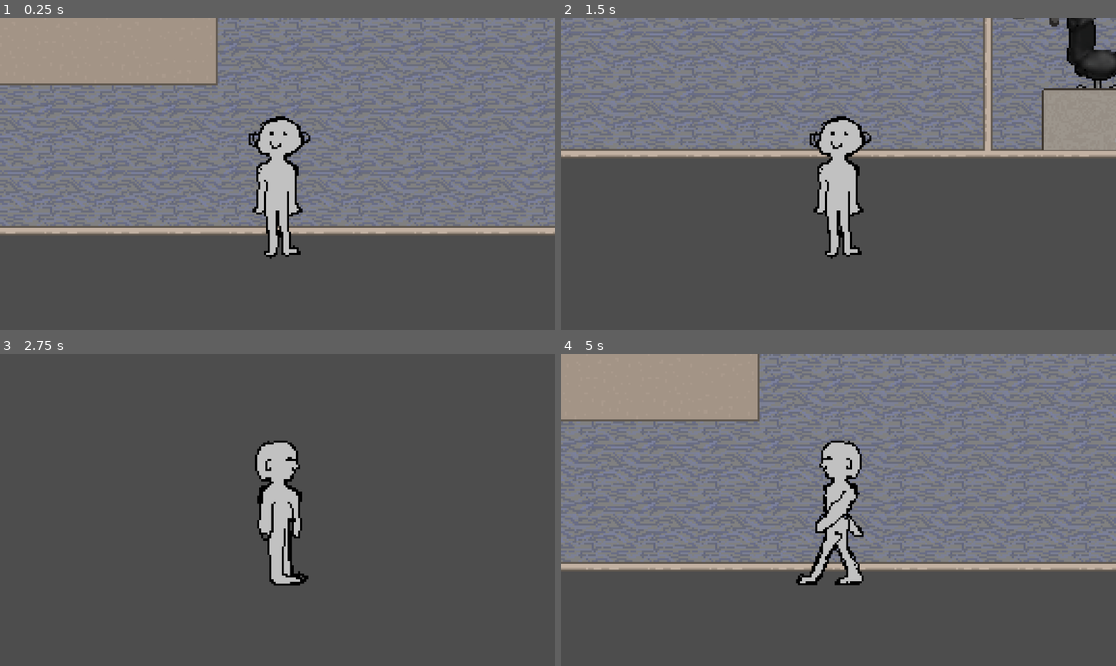
Above: before the commit, frames 1-4 (two rows, left to right).
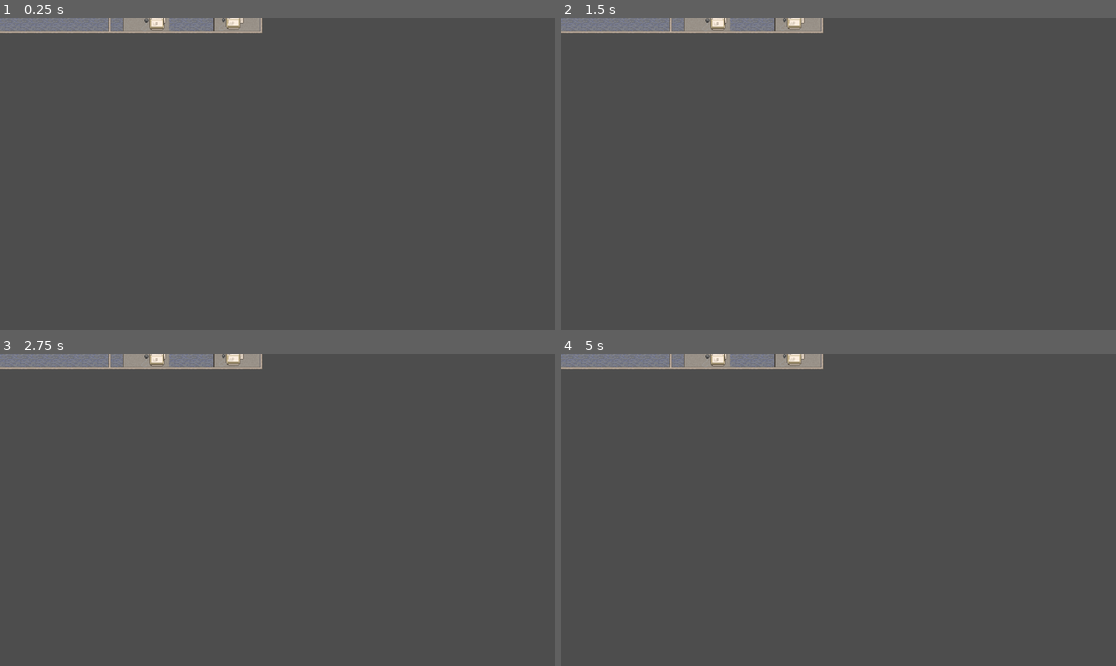
Above: after the commit, the same moments.

Repository: xMenetekel/Chaoffice
Game: Godot game, scene res://scenes/main.tscn
The game is run twice, just before and just after one commit, with the same random seed, the same clock (stepped at 60 frames per second) and the same inputs.
Inputs (mouse positions are in pixels of both pictures, inside the frame that each line leads up to):
- Up to frame 1 (0.25 s): no input
- Up to frame 2 (1.5 s): tap Enter at 0.5 s; move the mouse to (960, 158) at 0.52 s; hold D (move_right) 0.53-1.28 s; tap Mouse wheel up (zoom_in) at 0.6 s; move the mouse to (727, 189) at 1.27 s; hold S (move_down) from 1.28 s (still down); tap Mouse wheel down (zoom_out) at 1.35 s
- Up to frame 3 (2.75 s): move the mouse to (333, 441) at 2.02 s; release S (move_down) at 2.03 s; hold D (move_right) from 2.03 s (still down); tap Mouse wheel up (zoom_in) at 2.1 s
- Up to frame 4 (5 s): move the mouse to (810, 572) at 2.77 s; release D (move_right) at 2.78 s; hold W (move_up) 2.78-3.53 s; tap Mouse wheel down (zoom_out) at 2.85, 4.35 s; move the mouse to (1005, 556) at 3.52 s; hold A (move_left) from 3.53 s (still down); tap Mouse wheel up (zoom_in) at 3.6 s; move the mouse to (672, 463) at 4.27 s

The runs differ from the first frame. In frame 1, 68% of the frame differs, in the area x 0-100%, y 0-78%; in frame 2, 44%; in frame 3, 5.1%; in frame 4, 68%.

Commit message:
manager for dialogues - not tested yet

Diff:
--- a/project.godot
+++ b/project.godot
@@ -63,6 +63,9 @@
 "events": [Object(InputEventMouseButton,"resource_local_to_scene":false,"resource_name":"","device":-1,"window_id":0,"a …(253 unchanged characters)…
 ]
 }
+[gui]
+
+theme/custom_font="uid://c4xss1ls2pdjn"
 
 [physics]
 
--- a/scenes/main.tscn
+++ b/scenes/main.tscn
@@ -3,9 +3,14 @@
 [ext_resource type="PackedScene" uid="uid://cqq40uj6jkue6" path="res://scenes/DialogueUI.tscn" id="2_0wfyh"]
 [ext_resource type="PackedScene" uid="uid://b8dpwuev3qmg6" path="res://scenes/hauptraum.tscn" id="1_o5qli"]
 [ext_resource type="PackedScene" uid="uid://dvjy4cq052cka" path="res://scenes/Player/player.tscn" id="2_0wfyh"]
+[ext_resource type="PackedScene" uid="uid://b8dpwuev3qmg6" path="res://scenes/node_2d.tscn" id="1_o5qli"]
+[ext_resource type="PackedScene" uid="uid://cqq40uj6jkue6" path="res://scenes/DialogueUI.tscn" id="2_0wfyh"]
 
 [node name="Main" type="Node" unique_id=1386797924]
 
 [node name="Node2D" parent="." unique_id=1867850265 instance=ExtResource("1_o5qli")]
 
 [node name="CharacterBody2D" parent="." unique_id=587769380 instance=ExtResource("2_0wfyh")]
+position = Vector2(475, 687)
+
+[node name="DialogueUI" parent="." unique_id=1934225950 instance=ExtResource("2_0wfyh")]
